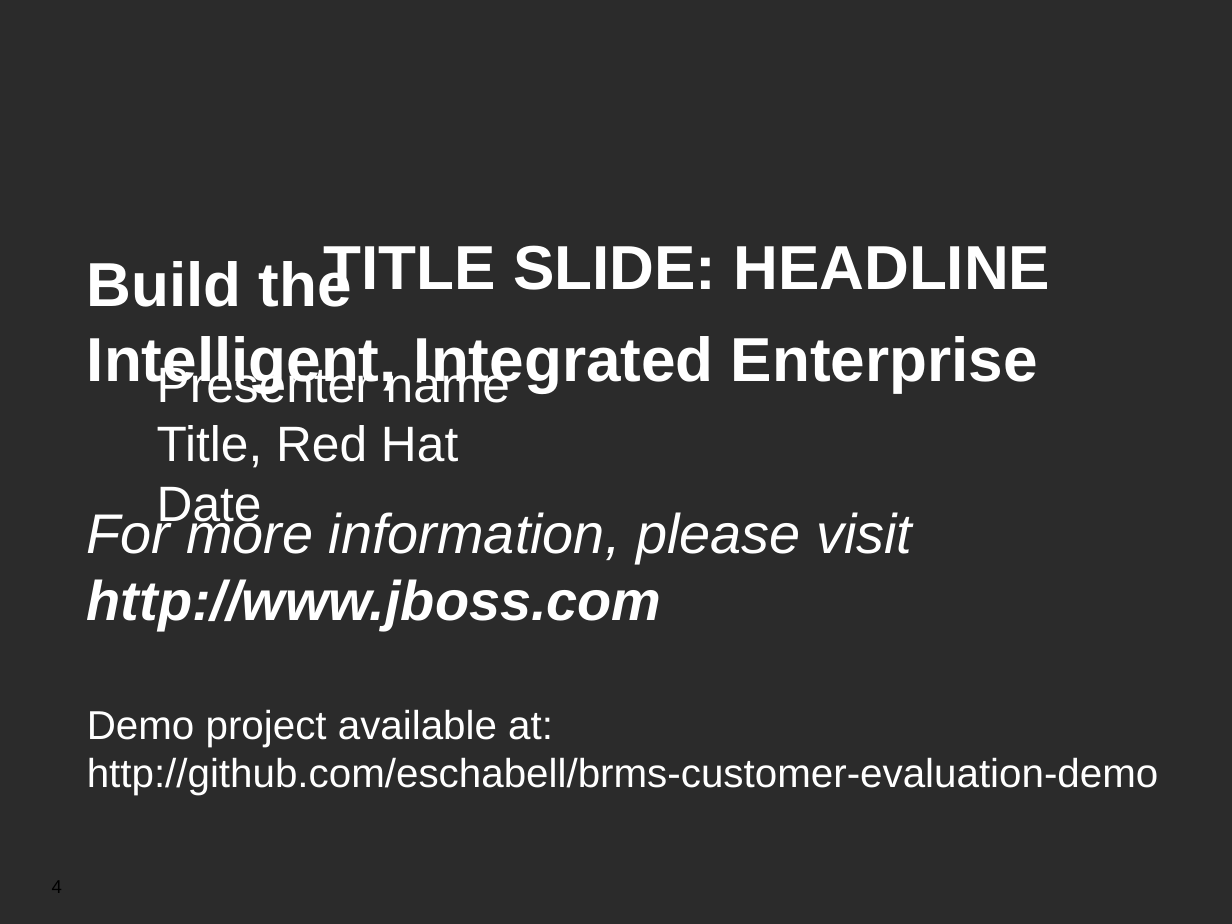
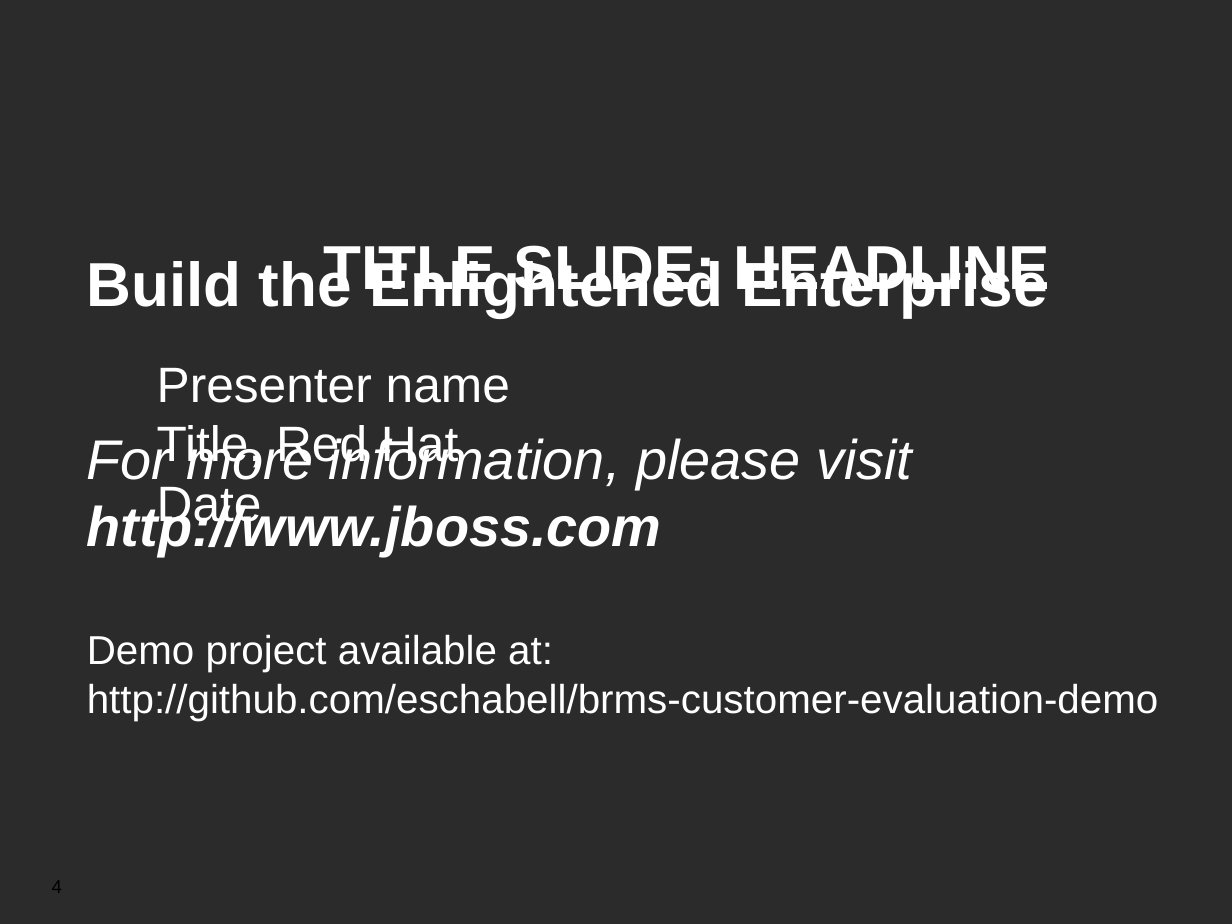
Before and after one commit to jbossdemocentral/brms-customer-evaluation-demo, a slide deck: slide 4 of Demo Overview.odp. Drawn at 1232x924 pixels with LibreOffice and Linux fonts; fonts in the diff are those of the drawing; background and template pictures are left out; a plain dark background stands for a picture behind light text. Boxes give left, top, right and bottom in pixels: in the first picture for what was removed or moved away, otherwise in the second. Text is boxed around its words. In the diff, an @@ line names an element or a change of style, - is before the commit and + after.

```diff
--- a/Demo Overview.odp
+++ b/Demo Overview.odp
@@ text at box(87, 256, 1048, 317): text changed @@
-Build the
-Intelligent, Integrated Enterprise
+Build the Enlightened Enterprise
```
Also in this commit, not shown: 1 other slide changed, 1 other file.
